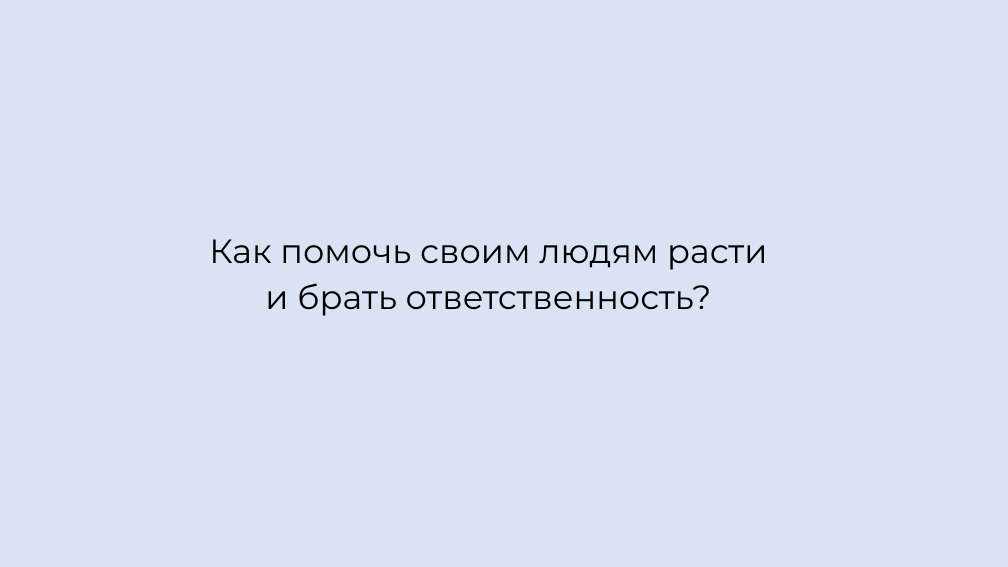
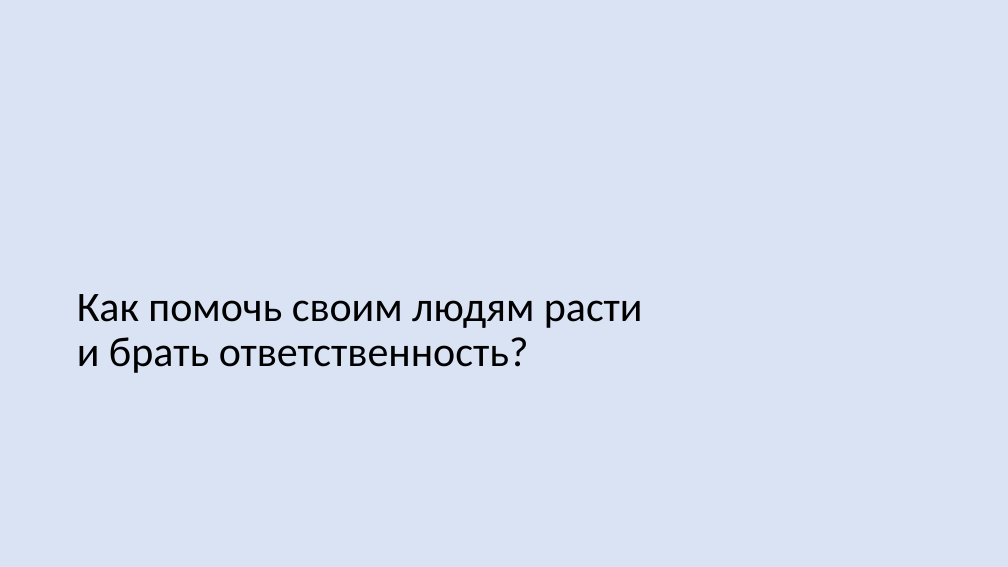
Before and after one commit to xtrueman/soft_dev_mgmt_course, a slide deck: slide 28 of slides/TaskDelegation.pptx. Drawn at 1008x567 pixels with LibreOffice and Linux fonts; fonts in the diff are those of the drawing. Boxes give left, top, right and bottom in pixels: in the first picture for what was removed or moved away, otherwise in the second. Text is boxed around its words. In the diff, an @@ line names an element or a change of style, - is before the commit and + after.

```diff
--- a/slides/TaskDelegation.pptx
+++ b/slides/TaskDelegation.pptx
@@ title "Как помочь своим людям расти ...": place and size @@
-title "Как помочь своим людям расти ..." at (209,239,767,316)
+title "Как помочь своим людям расти ..." at (77,294,643,373)
@@ title "Как помочь своим людям расти ..." at (77,294,643,373): size 32 to 40 pt, font Montserrat to Calibri; alignment centre to left; line spacing 1.15 to 0.9; vertical alignment top to bottom @@
```
Also in this commit, not shown: 1 other slide changed, 4 other files.
